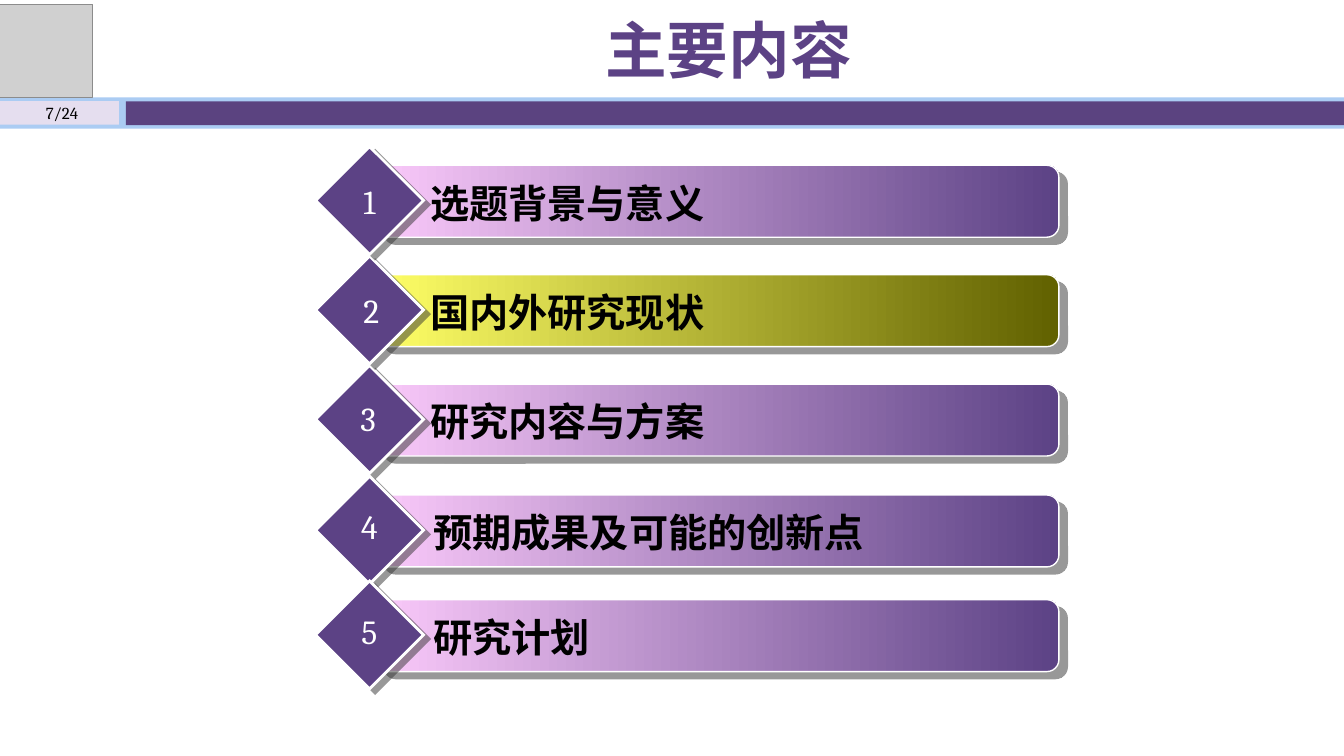
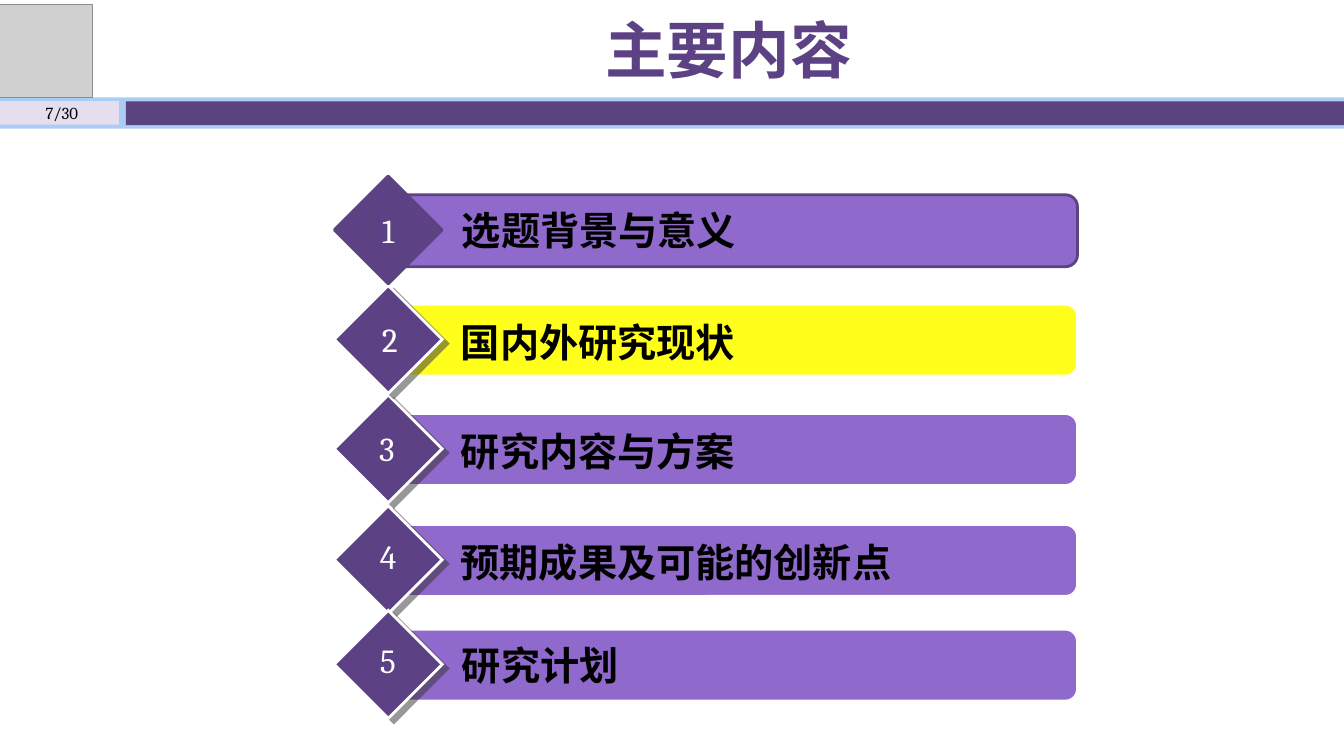
Before and after one commit to shawn47/0930, a slide deck: slide 7 of 开题答辩930.pptx. Drawn at 1344x756 pixels with LibreOffice and Linux fonts; fonts in the diff are those of the drawing; grey boxes stand for pictures. Boxes give left, top, right and bottom in pixels: in the first picture for what was removed or moved away, otherwise in the second. Text is boxed around its words. In the diff, an @@ line names an element or a change of style, - is before the commit and + after.

```diff
--- a/开题答辩930.pptx
+++ b/开题答辩930.pptx
@@ page number at box(46, 107, 79, 121): text changed @@
-7/24
+7/30
@@ 5 diamonds, 5 rounded rectangles, 4 texts, 1 rectangle: place and size @@
-5 diamonds, 5 rounded rectangles, 4 texts, 1 rectangle at box(316, 146, 1060, 689)
+5 diamonds, 5 rounded rectangles, 4 texts, 1 rectangle at box(335, 176, 1078, 719)
@@ diamond at box(335, 176, 443, 284): outline #FFFFFF 2 pt to #5C4381 2 pt; shadow off @@
@@ rectangle "1" at box(370, 205, 406, 253): fill none to #5C4285; outline none to #5C4381 2 pt @@
@@ rounded rectangle at box(394, 195, 1078, 266): fill gradient #FAE6FA to #5C4285 to #8F69CB; outline #FFFFFF 1 pt to #5C4381 2 pt; shadow off @@
@@ text "选题背景与意义" rewrapped from box(430, 178, 704, 229) to box(462, 211, 736, 249) @@
@@ rounded rectangle at box(394, 304, 1078, 376): fill gradient #FFFF67 to #616200 to #FFFF1B; outline #FFFFFF 1 pt to #FFFFFF 2 pt; shadow off @@
@@ 3 texts: place and size @@
-3 texts at box(430, 287, 864, 558)
+3 texts at box(461, 323, 892, 581)
@@ fill gradient #FAE6FA to #5C4285 to #8F69CB; outline #FFFFFF 1 pt to #FFFFFF 2 pt; shadow off in 3 elements at box(394, 524, 1078, 596), box(394, 413, 1078, 485), box(394, 629, 1078, 701) @@
@@ text "研究计划": place and size @@
-text "研究计划" at box(433, 618, 590, 656)
+text "研究计划" at box(462, 646, 619, 684)
```
Also in this commit, not shown: 21 other slides changed, 8 slides added, 12 slides removed, 8 other files.
